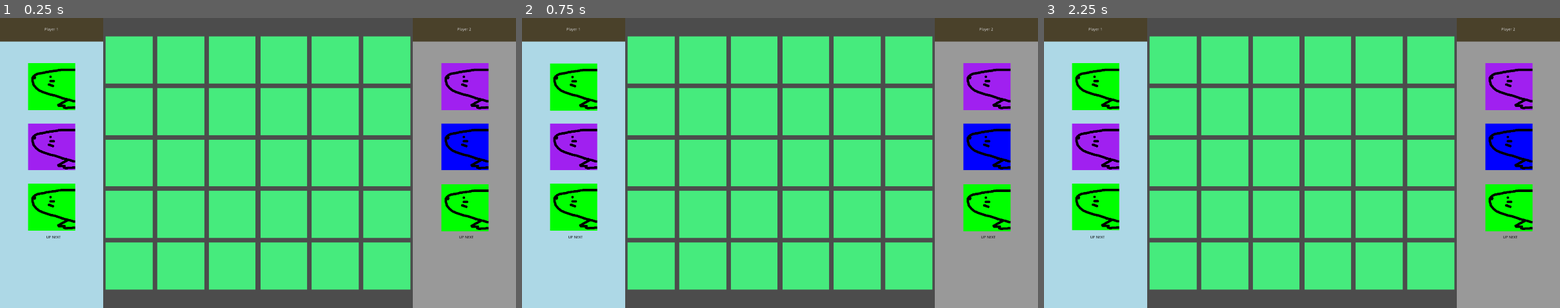
Above: before the commit, frames 1-3 (left to right).
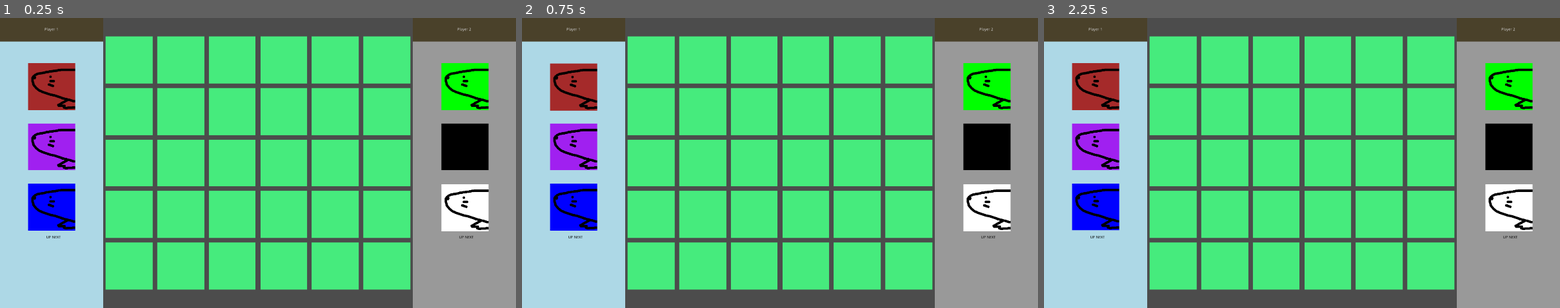
Above: after the commit, the same moments.

Repository: studio-hungus/habitile
Game: Godot game, scene res://Game/Game.tscn
The game is run twice, just before and just after one commit, with the same random seed, the same clock (stepped at 60 frames per second) and the same inputs.
Inputs (mouse positions are in pixels of both pictures, inside the frame that each line leads up to):
- Up to frame 1 (0.25 s): no input
- Up to frame 2 (0.75 s): tap Enter at 0.5 s; move the mouse to (573, 87) at 0.52 s; click (573, 87) at 0.67 s
- Up to frame 3 (2.25 s): tap Space at 1.25 s; move the mouse to (1095, 145) at 1.27 s; click (1095, 145) at 1.42 s; tap Enter at 2 s; move the mouse to (1095, 206) at 2.02 s; click (1095, 206) at 2.17 s

The runs differ from the first frame. In frame 1, 6.5% of the frame differs, in the area x 5-95%, y 15-74%; in frame 2, 6.6%; in frame 3, 6.6%.

Commit message:
Add player stack randomization and replenishment

Diff:
--- a/project/Game/Game.gd
+++ b/project/Game/Game.gd
@@ -7,8 +7,8 @@
 var _hovered_node : Node2D
 var _original_tile_position := Vector2(0, 0)
 var _is_left_player_turn := true
-var _left_stack = []
-var _right_stack = []
+var _left_stack := []
+var _right_stack := []
 
 onready var _tiles := find_node("Tiles")
 onready var _board := find_node("Board")
@@ -18,16 +18,9 @@
 
 
 func _ready() -> void:
-	for i in 6:
-		_make_new_tile()
-
-	_tiles.get_child(0).global_position = $LeftPlayerPosition1.global_position
-	_tiles.get_child(1).global_position = $LeftPlayerPosition2.global_position
-	_tiles.get_child(2).global_position = $LeftPlayerPosition3.global_position
-	_tiles.get_child(3).global_position = $RightPlayerPosition1.global_position
-	_tiles.get_child(4).global_position = $RightPlayerPosition2.global_position
-	_tiles.get_child(5).global_position = $RightPlayerPosition3.global_position
-
+	_create_stacks()
+	_shuffle_stacks()
+	_display_supply()
 	_update_turn_in_gui()
 
 
@@ -72,13 +65,7 @@
 		tile.global_position = _original_tile_position
 
 	elif _hovered_node is EmptySpace:
-		_drop_sound.play()
-		tile.global_position = _hovered_node.global_position
-
-		_swap_turn()
-		tile.set_placed()
-
-		_make_new_tile()
+		_place_tile_on_board(tile)
 
 	else:
 		tile.global_position = _original_tile_position
@@ -96,11 +83,52 @@
 
 
 # This creates a tile in the original tile position
-func _make_new_tile() -> void:
+func _make_new_tile(tile_type) -> Node2D:
 	var tile : Node2D = preload("res://Tile/Tile.tscn").instance()
 	_tiles.add_child(tile)
-	tile.global_position = _original_tile_position
-	tile.set_type(tile.TYPE.values()[randi() % tile.TYPE.size()])
+	tile.set_type(tile_type)
 
 	# warning-ignore:return_value_discarded
 	tile.connect("pressed", self, "_on_Tile_pressed", [tile])
+	return tile
+
+func _shuffle_stacks():
+#	randomize()
+
+	_left_stack.shuffle()
+	_right_stack.shuffle()
+
+
+func _create_stacks():
+	var quantity_animal_in_stack = 2
+	for type in Tile.TYPE.values():
+		for animal in quantity_animal_in_stack:
+			var left_tile := _make_new_tile(type)
+			var right_tile := _make_new_tile(type)
+			left_tile.visible = false
+			right_tile.visible = false
+			_left_stack.append(left_tile)
+			_right_stack.append(right_tile)
+
+
+func _display_supply():
+	for i in 3:
+		_left_stack[0].visible = true
+		_left_stack.pop_front().global_position = $LeftSupply.get_children()[i].global_position
+		_right_stack[0].visible = true
+		_right_stack.pop_front().global_position = $RightSupply.get_children()[i].global_position
+
+
+func _place_tile_on_board(tile : Tile):
+	_drop_sound.play()
+	tile.global_position = _hovered_node.global_position
+
+	_swap_turn()
+	tile.set_placed()
+
+	if _is_left_player_turn and _left_stack.size() > 0:
+		_left_stack[0].visible = true
+		_left_stack.pop_front().global_position = _original_tile_position
+	elif not _is_left_player_turn and _right_stack.size() > 0:
+		_right_stack[0].visible = true
+		_right_stack.pop_front().global_position = _original_tile_position
--- a/project/Game/Game.tscn
+++ b/project/Game/Game.tscn
@@ -25,20 +25,24 @@
 stream = ExtResource( 5 )
 volume_db = 3.0
 
-[node name="LeftPlayerPosition1" type="Position2D" parent="."]
+[node name="LeftSupply" type="Node2D" parent="."]
+
+[node name="LeftPlayerPosition1" type="Position2D" parent="LeftSupply"]
 position = Vector2( 192, 256 )
 
-[node name="LeftPlayerPosition2" type="Position2D" parent="."]
+[node name="LeftPlayerPosition2" type="Position2D" parent="LeftSupply"]
 position = Vector2( 192, 480 )
 
-[node name="LeftPlayerPosition3" type="Position2D" parent="."]
+[node name="LeftPlayerPosition3" type="Position2D" parent="LeftSupply"]
 position = Vector2( 192, 704 )
 
-[node name="RightPlayerPosition1" type="Position2D" parent="."]
+[node name="RightSupply" type="Node2D" parent="."]
+
+[node name="RightPlayerPosition1" type="Position2D" parent="RightSupply"]
 position = Vector2( 1730, 256 )
 
-[node name="RightPlayerPosition2" type="Position2D" parent="."]
+[node name="RightPlayerPosition2" type="Position2D" parent="RightSupply"]
 position = Vector2( 1730, 480 )
 
-[node name="RightPlayerPosition3" type="Position2D" parent="."]
+[node name="RightPlayerPosition3" type="Position2D" parent="RightSupply"]
 position = Vector2( 1730, 706 )
